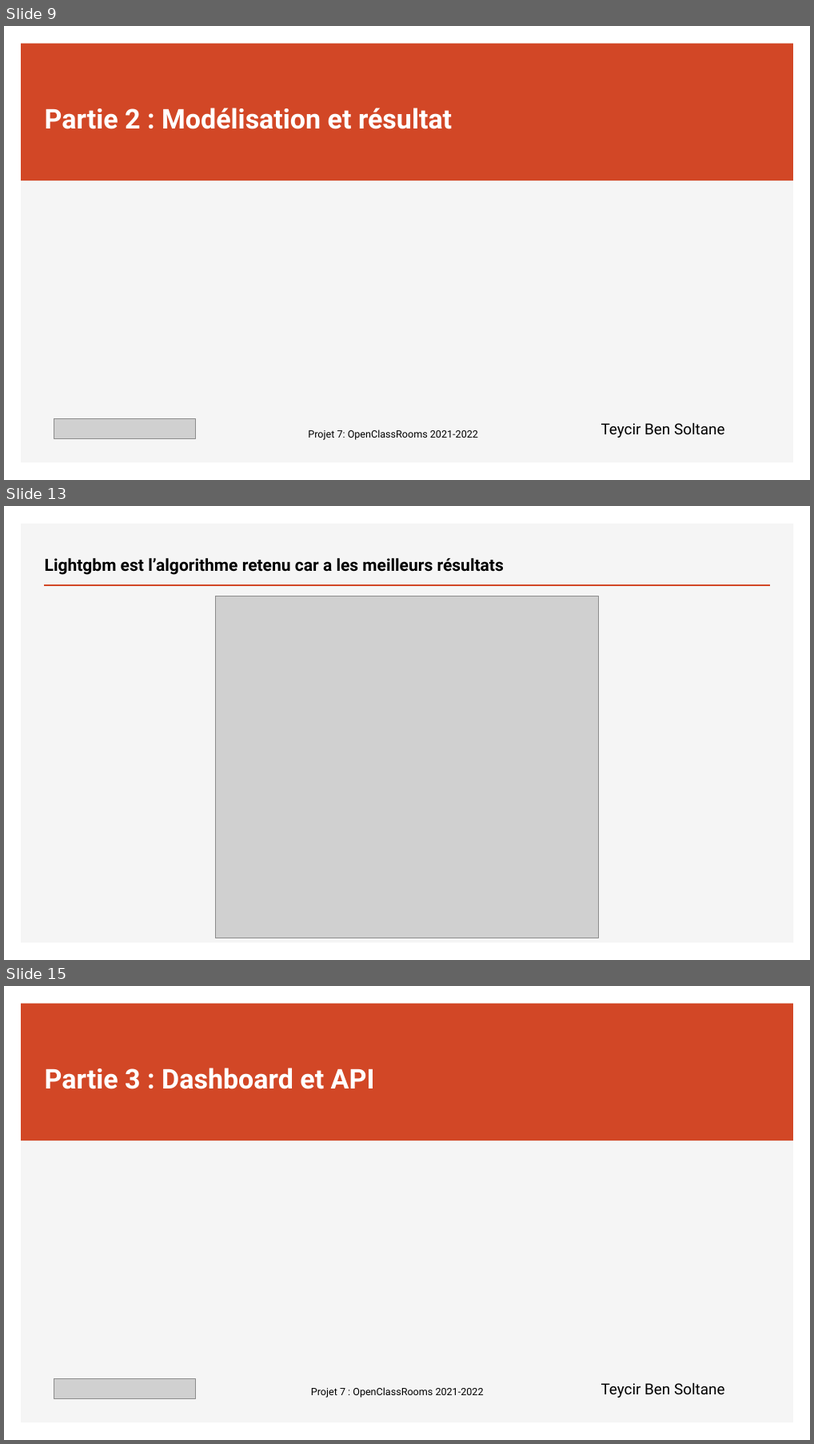
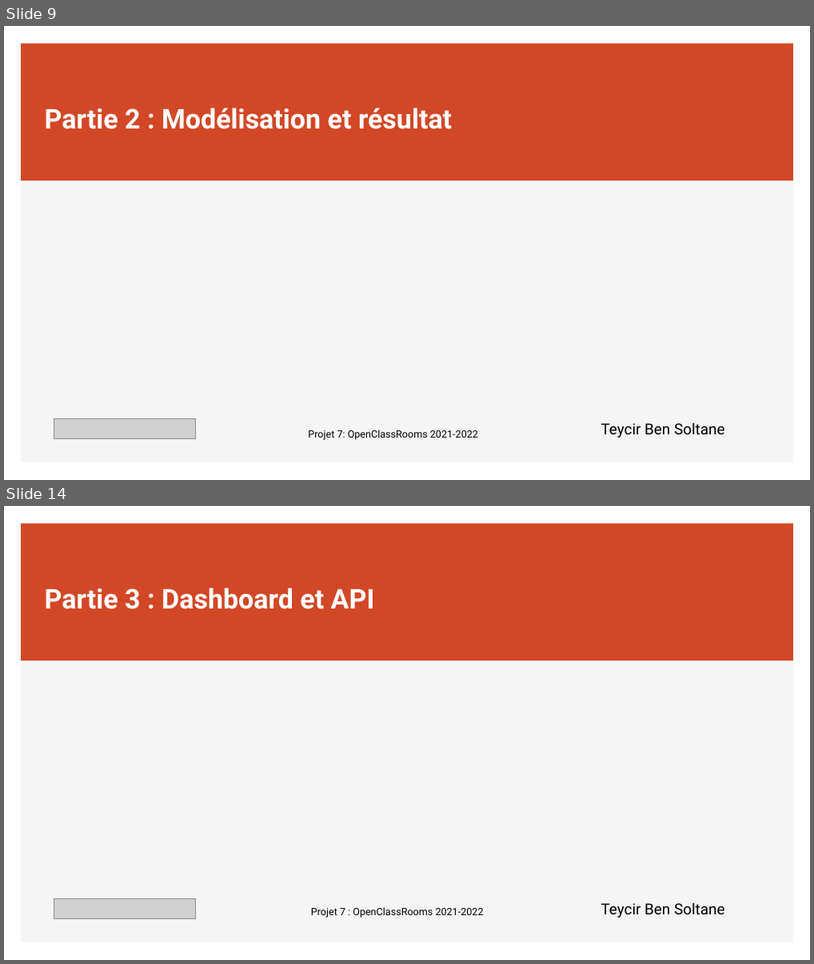
Before and after one commit to Teycir/Openclassrooms_project7, a slide deck: P7_01_Support.pptx. Shown one above the other, each under a label of ours: slides 9, 13 and 15 before the commit, slides 9 and 14 after it; the slides between them are not shown. The pictures are 814x1444 and 814x964 pixels, drawn with LibreOffice and Linux fonts; fonts in the diff are those of the drawing; grey boxes stand for pictures. Boxes give left, top, right and bottom in pixels: in the first picture for what was removed or moved away, otherwise in the second. Text is boxed around its words. In the diff, an @@ line names an element or a change of style, - is before the commit and + after.

```diff
--- a/P7_01_Support.pptx
+++ b/P7_01_Support.pptx
@@ slide 13 removed at bbox=[4, 506, 810, 960], background #FFFFFF; not listed: 1 template element that a slide beside it also shows @@
@@ title removed at bbox=[45, 558, 504, 575] @@
-Lightgbm est l’algorithme retenu car a les meilleurs résultats
@@ line removed from (44, 585) to (770, 585) @@
@@ picture removed at bbox=[216, 596, 599, 938] @@
@@ what was slide 15 is now slide 14 @@
```
Also in this commit, not shown: 8 slides changed.
